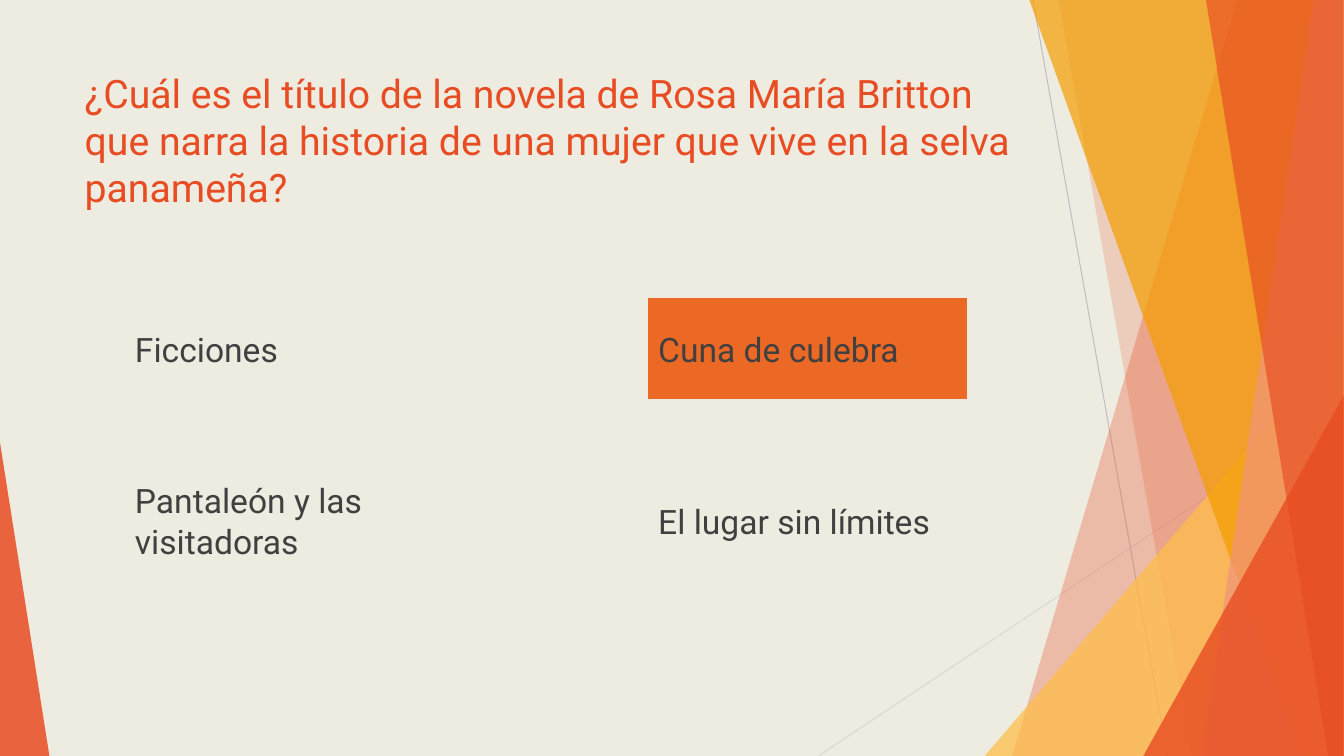
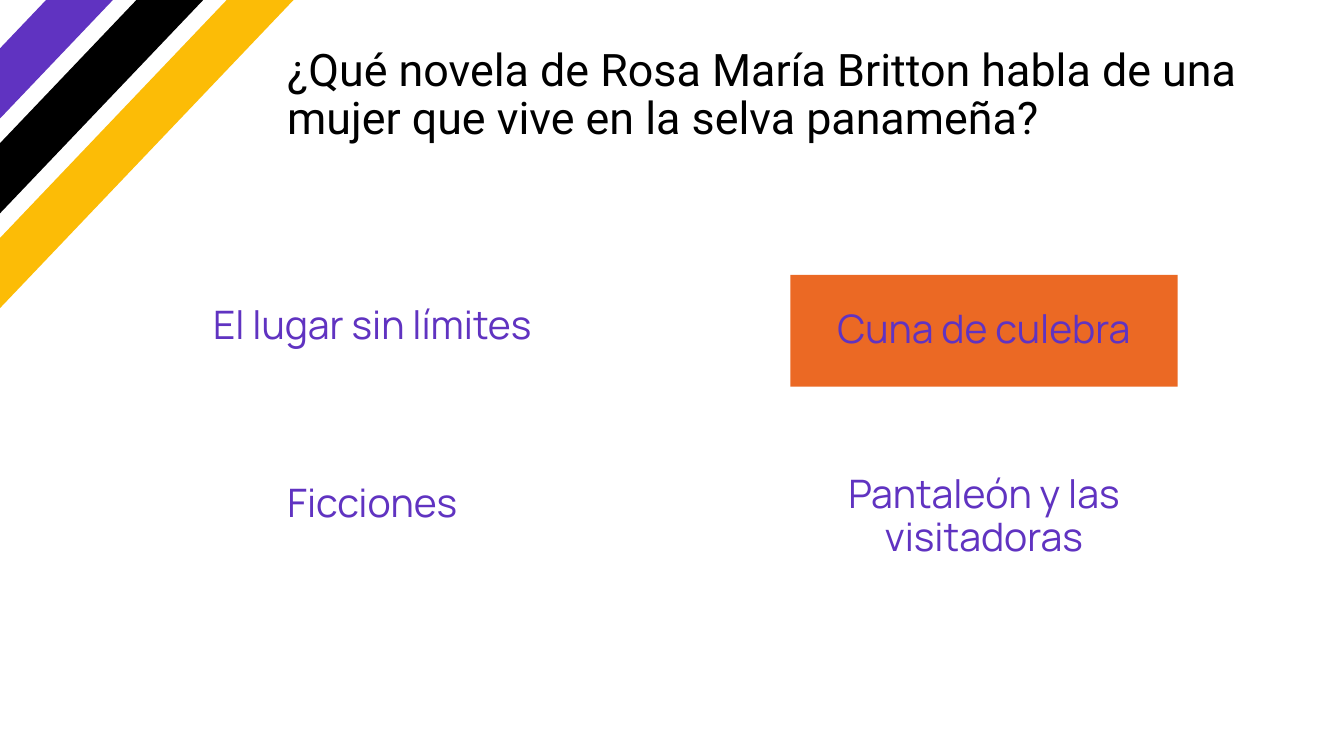
Before and after one commit to 500historias/trivia-pptx, a slide deck: slide 99 of output/output_slides.pptx (slide 49 before the commit). Drawn at 1344x756 pixels with LibreOffice and Linux fonts; fonts in the diff are those of the drawing; background and template pictures are left out. Boxes give left, top, right and bottom in pixels: in the first picture for what was removed or moved away, otherwise in the second. Text is boxed around its words. In the diff, an @@ line names an element or a change of style, - is before the commit and + after.

```diff
--- a/output/output_slides.pptx
+++ b/output/output_slides.pptx
@@ background #EEECE1 to #FFFFFF @@
@@ rectangle added at box(0, 0, 302, 322), fill #FCBC06 @@
@@ rectangle added at box(0, 0, 253, 277), fill #000000 @@
@@ rectangle added at box(0, 0, 205, 233), fill #6033C1 @@
@@ title at box(287, 52, 1236, 144): text changed; size 28 to 32 pt; text colour #E84C22 to #000000 @@
-¿Cuál es el título de la novela de Rosa María Britton que narra la historia de una mujer que vive en la selva panameña?
+¿Qué novela de Rosa María Britton habla de una mujer que vive en la selva panameña?
@@ size 24 to 28 pt, font Roboto to Manrope, text colour #404040 to #6033C1; alignment left to centre; line spacing 1 to 0.9 in 4 elements at box(790, 275, 1178, 387), box(287, 488, 457, 518), box(848, 477, 1119, 552), box(213, 308, 531, 349) @@
@@ text "El lugar sin límites": place and size @@
-text "El lugar sin límites" at box(658, 509, 930, 541)
+text "El lugar sin límites" at box(213, 308, 531, 349)
@@ text "Cuna de culebra": place and size @@
-text "Cuna de culebra" at box(648, 298, 967, 399)
+text "Cuna de culebra" at box(790, 275, 1178, 387)
@@ group removed at box(0, 0, 1344, 756): 5 freeform shapes, 3 triangles, 2 lines @@
@@ text "Ficciones": place and size @@
-text "Ficciones" at box(135, 338, 278, 363)
+text "Ficciones" at box(287, 488, 457, 518)
@@ text "Pantaleón y las visitadoras": place and size @@
-text "Pantaleón y las visitadoras" at box(135, 488, 362, 555)
+text "Pantaleón y las visitadoras" at box(848, 477, 1119, 552)
```
Also in this commit, not shown: 103 other slides changed, 17 slides added, 17 slides removed, 8 other files.
